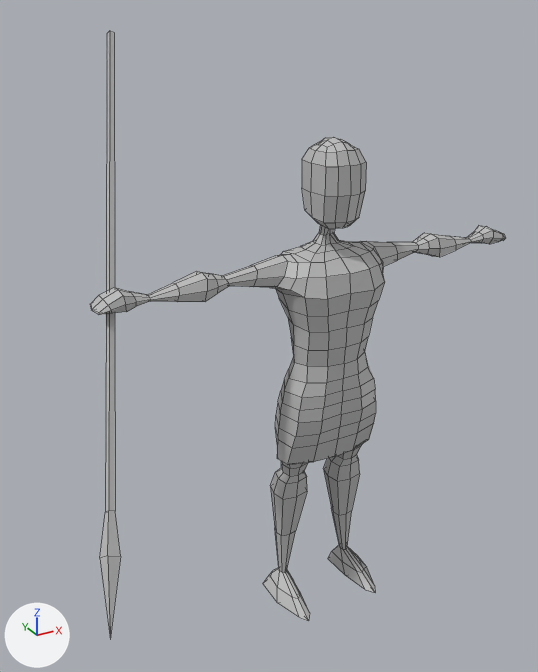
Two versions of the FBX model Resources/Models/soldier@run.fbx, one commit apart.
One viewpoint serves both versions: a 50 mm camera at (-0.095, -0.1455, 0.1522) aimed at (-0.0092, 0.0105, 0.0742). The axes (+X, +Y, +Z) are drawn at lower left. The lights are the same throughout. Mesh edges are drawn as thin lines. Where no turn or scale is listed for an object, it has been applied to the vertices.

Script lines for the objects in view, before the commit:
```python
me_mesh = bpy.data.meshes.new('Mesh')
me_mesh.from_pydata(...)  # 640 vertices, 642 faces; spans x -0.0578..0.0586, y -0.0152..0.0072, z 0.0..0.1259
me_mesh.materials.append(mat_lambert1)  # grey #bcbcbc
me_mesh_001 = bpy.data.meshes.new('Mesh.001')
me_mesh_001.from_pydata(...)  # 13 vertices, 13 faces; spans x -0.19..0.19, y -0.19..0.19, z -1.88..0.1
me_mesh_001.materials.append(mat_lambert1)  # grey #bcbcbc
ob_polysurface1 = bpy.data.objects.new('polySurface1', me_mesh)
ob_polysurface1.location = (0.0, 0.0, 0.0)
ob_ppyramid1 = bpy.data.objects.new('pPyramid1', me_mesh_001)
ob_ppyramid1.location = (-0.0697, -0.0396, 0.0544)
ob_ppyramid1.rotation_euler = (2.307, -0.0928, -0.471)  # degrees (132, -5.3, -27)
ob_ppyramid1.scale = (0.01, 0.01, 0.0731)
```
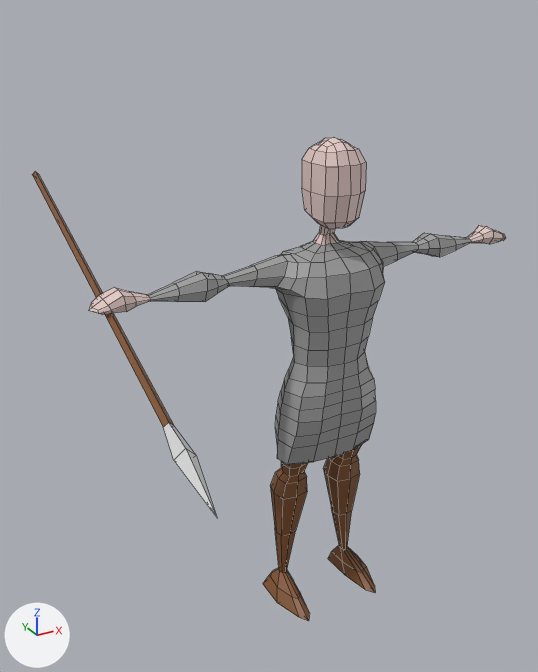
Location of each change, (x1, y1, x2, y2) in pixels of the pictures (538 x 672 px):
'pPyramid1', recoloured, moved, turned: before (100, 31, 121, 636); after (32, 171, 217, 518)
part 1 of me_mesh_001, recoloured: before (100, 511, 121, 636); after (163, 422, 217, 518)
part 2 of me_mesh_001, recoloured: before (105, 31, 115, 512); after (32, 171, 173, 427)
part 3 of me_mesh, recoloured (grey to brown): (263, 444, 375, 621) in both
part 4 of me_mesh, recoloured: (302, 137, 366, 245) in both
part 5 of me_mesh, recoloured: (99, 287, 150, 313) in both
part 6 of me_mesh, recoloured: (466, 225, 506, 244) in both
part 7 of me_mesh, recoloured: (147, 233, 472, 465) in both

What the commit changed:
Material 'surfaceShader1' (mat_surfaceshader1) is new.
Its base color is (0.341, 0.341, 0.341) (grey #9e9e9e).
Material 'surfaceShader2' (mat_surfaceshader2) is new.
Its base color is (0.765, 0.586, 0.555) (light grey #e3c9c4).
Material 'surfaceShader4' (mat_surfaceshader4) is new.
Its base color is (0.216, 0.0829, 0.0254) (brown #80512c).
Material 'surfaceShader3' (mat_surfaceshader3) is new.
Its base color is (0.671, 0.671, 0.671) (light grey #d6d6d6).
me_mesh_001 has 13 vertices, 13 faces and spans x -0.19..0.19, y -0.19..0.19, z -1.88..0.1.
me_mesh_001 is used by ob_ppyramid1; location (-0.0697, -0.0396, 0.0544); rotation (2.307, -0.0928, -0.471), in degrees (132, -5.3, -27); scale (0.01, 0.01, 0.0731).
me_mesh_001 part 1: all 8 faces centred in x -0.07..0.07, y -0.07..0.07, z -0.15..-0.03 switch from mat_lambert1 (grey #bcbcbc) to mat_surfaceshader3 (light grey #d6d6d6).
me_mesh_001 part 2: all 4 faces centred in x -0.05..0.05, y -0.05..0.05, z -1.05 switch from mat_lambert1 (grey #bcbcbc) to mat_surfaceshader4 (brown #80512c).
me_mesh_001 now uses material mat_surfaceshader1 (grey #9e9e9e).
me_mesh has 640 vertices, 642 faces and spans x -0.0578..0.0586, y -0.0152..0.0072, z 0.0..0.1259.
me_mesh is used by ob_polysurface1; location (0.0, 0.0, 0.0).
me_mesh part 3: all 136 faces centred in x -0.0144..0.0144, y -0.0112..0.0039, z 0.0..0.0438 switch from mat_lambert1 (grey #bcbcbc) to mat_surfaceshader4 (brown #80512c).
me_mesh part 4: all 102 faces centred in x -0.0057..0.0057, y -0.0097..0.004, z 0.102..0.1254 switch from mat_lambert1 (grey #bcbcbc) to mat_surfaceshader2 (light grey #e3c9c4).
me_mesh part 5: all 36 faces centred in x -0.0574..-0.047, y -0.0041..0.0024, z 0.094..0.0975 switch from mat_lambert1 (grey #bcbcbc) to mat_surfaceshader2 (light grey #e3c9c4).
me_mesh part 6: all 36 faces centred in x 0.047..0.0574, y -0.0041..0.0024, z 0.094..0.0975 switch from mat_lambert1 (grey #bcbcbc) to mat_surfaceshader2 (light grey #e3c9c4).
me_mesh part 7: all 332 faces centred in x -0.0424..0.0424, y -0.0119..0.0071, z 0.0445..0.1008 switch from mat_lambert1 (grey #bcbcbc) to mat_surfaceshader1 (grey #9e9e9e).
Object 'pPyramid1' (ob_ppyramid1) moves from (-0.0697, -0.0396, 0.0544) to (-0.0577, -0.0555, 0.0843).
Object 'pPyramid1' (ob_ppyramid1) turns from (132, -5.3, -27) to (100, 2, -3.2) degrees about x, y and z.
